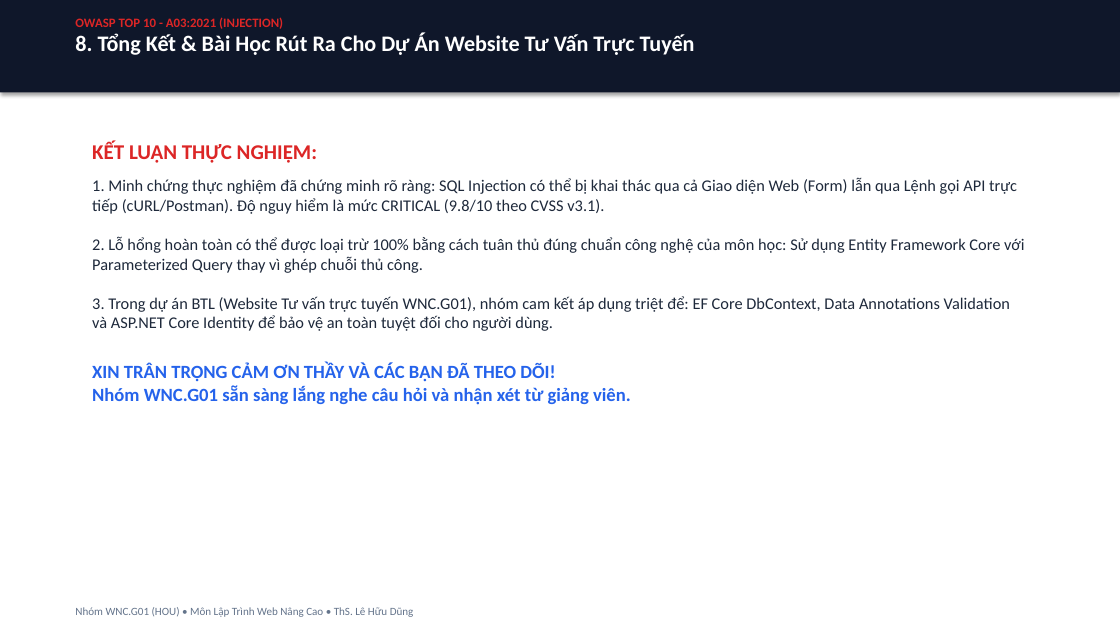
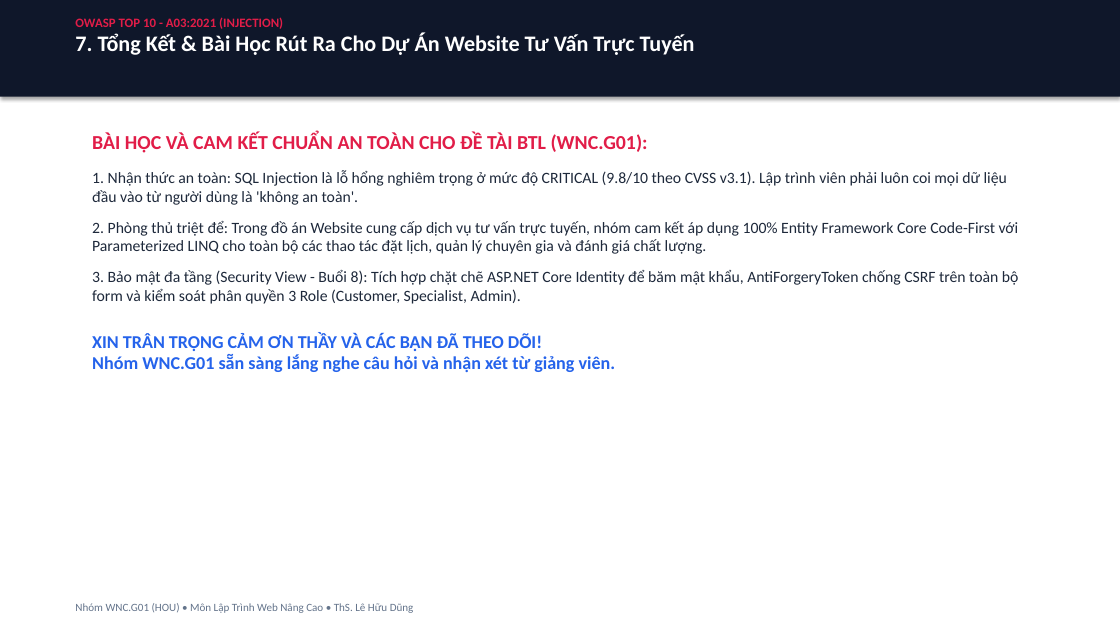
Before and after one commit to hocjsoo/OWASP_Demo, a slide deck: slide 8 of Slide_OWASP_SQL_Injection.pptx (slide 9 before the commit). Drawn at 1120x630 pixels with LibreOffice and Linux fonts; fonts in the diff are those of the drawing. Boxes give left, top, right and bottom in pixels: in the first picture for what was removed or moved away, otherwise in the second. Text is boxed around its words. In the diff, an @@ line names an element or a change of style, - is before the commit and + after.

```diff
--- a/Slide_OWASP_SQL_Injection.pptx
+++ b/Slide_OWASP_SQL_Injection.pptx
@@ rectangle: place and size @@
-rectangle at [0, 0, 1120, 92]
+rectangle at [0, 0, 1120, 97]
@@ text at [75, 17, 283, 29]: text colour #DC2626 to #E11D48 in "OWASP TOP 10 - A03:2021 (INJECTION)" @@
@@ text at [75, 33, 695, 55]: text changed @@
-8. Tổng Kết & Bài Học Rút Ra Cho Dự Án Website Tư Vấn Trực Tuyến
+7. Tổng Kết & Bài Học Rút Ra Cho Dự Án Website Tư Vấn Trực Tuyến
@@ text "BÀI HỌC VÀ CAM KẾT ...": place and size @@
-text "BÀI HỌC VÀ CAM KẾT ..." at [92, 142, 1024, 405]
+text "BÀI HỌC VÀ CAM KẾT ..." at [92, 133, 1019, 372]
@@ text at [92, 133, 1019, 304]: text changed; size 14 to 13.5 pt @@
-KẾT LUẬN THỰC NGHIỆM:
-1. Minh chứng thực nghiệm đã chứng minh rõ ràng: SQL Injection có thể bị khai thác qua cả Giao diện Web (Form) lẫn qua Lệnh gọi API trực tiếp (cURL/Postman). Độ nguy hiểm là mức CRITICAL (9.8/10 theo CVSS v3.1).
-2. Lỗ hổng hoàn toàn có thể được loại trừ 100% bằng cách tuân thủ đúng chuẩn công nghệ của môn học: Sử dụng Entity Framework Core với Parameterized Query thay vì ghép chuỗi thủ công.
-3. Trong dự án BTL (Website Tư vấn trực tuyến WNC.G01), nhóm cam kết áp dụng triệt để: EF Core DbContext, Data Annotations Validation và ASP.NET Core Identity để bảo vệ an toàn tuyệt đối cho người dùng.
+BÀI HỌC VÀ CAM KẾT CHUẨN AN TOÀN CHO ĐỀ TÀI BTL (WNC.G01):
+1. Nhận thức an toàn: SQL Injection là lỗ hổng nghiêm trọng ở mức độ CRITICAL (9.8/10 theo CVSS v3.1). Lập trình viên phải luôn coi mọi dữ liệu đầu vào từ người dùng là 'không an toàn'.
+2. Phòng thủ triệt để: Trong đồ án Website cung cấp dịch vụ tư vấn trực tuyến, nhóm cam kết áp dụng 100% Entity Framework Core Code-First với Parameterized LINQ cho toàn bộ các thao tác đặt lịch, quản lý chuyên gia và đánh giá chất lượng.
+3. Bảo mật đa tầng (Security View - Buổi 8): Tích hợp chặt chẽ ASP.NET Core Identity để băm mật khẩu, AntiForgeryToken chống CSRF trên toàn bộ form và kiểm soát phân quyền 3 Role (Customer, Specialist, Admin).
@@ text at [92, 333, 616, 372]: size 16 to 15.5 pt in "XIN TRÂN TRỌNG CẢM ƠN THẦY VÀ ..."; less space between paragraphs @@
@@ text "Nhóm WNC.G01 (HOU) • Môn ...": place and size @@
-text "Nhóm WNC.G01 (HOU) • Môn ..." at [75, 607, 414, 617]
+text "Nhóm WNC.G01 (HOU) • Môn ..." at [75, 603, 414, 613]
```
Also in this commit, not shown: 5 other slides changed, 2 slides added, 3 slides removed, 2 other files.
